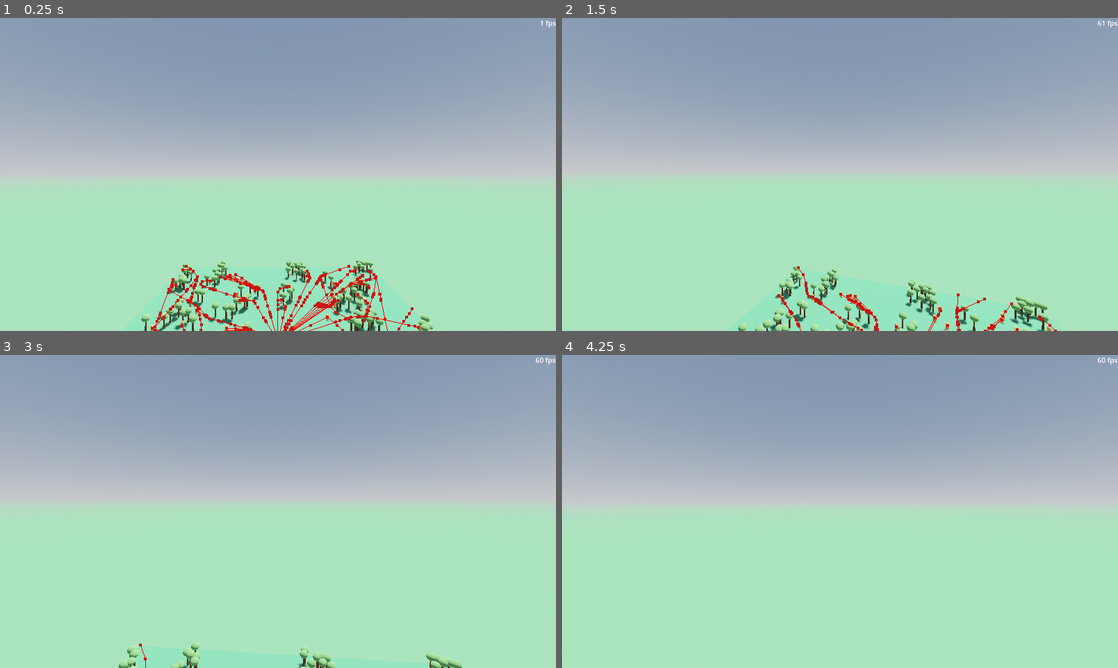
Above: before the commit, frames 1-4 (two rows, left to right).
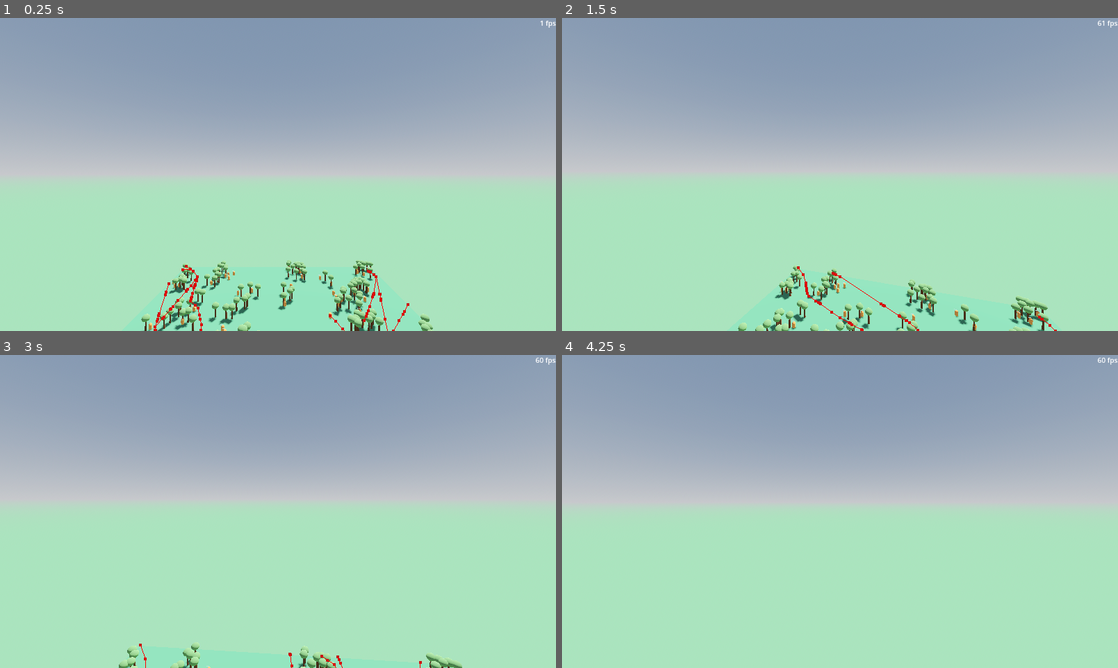
Above: after the commit, the same moments.

Repository: LyciaStenson/EcosystemSimulation
Game: Godot game, scene res://Scenes/Main.tscn
Same seed, same stepped clock (60 frames per second), same inputs: the game is played once before the commit and once after it.
Inputs (mouse positions are in pixels of both pictures, inside the frame that each line leads up to):
- Up to frame 1 (0.25 s): no input
- Up to frame 2 (1.5 s): move the mouse to (867, 174) at 0.52 s; hold W (MoveForward) from 0.53 s (still down); move the mouse to (812, 174) at 1.27 s
- Up to frame 3 (3 s): keep holding W (MoveForward); move the mouse to (289, 505) at 2.02 s; move the mouse to (272, 517) at 2.77 s
- Up to frame 4 (4.25 s): keep holding W (MoveForward); move the mouse to (878, 514) at 3.52 s

The runs differ from the first frame. In frame 1, 1.5% of the frame differs, in the area x 26-76%, y 78-100%; in frame 2, 0.7%; in frame 3, less than 0.1%; in frame 4, nothing differs.

Commit message:
Nav agent position now set in behavior script

Diff:
--- a/Scripts/Agent.gd
+++ b/Scripts/Agent.gd
@@ -26,7 +26,7 @@
 	if get_age() > lifetime:
 		queue_free()
 
-	nav_agent.target_position = behavior.target_position
+	#nav_agent.target_position = behavior.target_position
 
 	var direction : Vector3
 
--- a/Scripts/Behavior.gd
+++ b/Scripts/Behavior.gd
@@ -1,6 +1,4 @@
 extends Node
 class_name Behavior
 
-var target_position : Vector3
-
 @onready var agent : Agent = get_parent()
--- a/Scripts/PredatorBehavior.gd
+++ b/Scripts/PredatorBehavior.gd
@@ -7,7 +7,7 @@
 
 func _process(_delta):
 	if !targets.is_empty():
-		target_position = targets[0].global_position
+		agent.nav_agent.target_position = targets[0].global_position
 
 func visibility_entered(body : Node3D):
 	if body.is_in_group("Prey"):
@@ -17,7 +17,7 @@
 	if targets.has(body):
 		targets.erase(body)
 		if targets.is_empty():
-			target_position = Vector3()
+			agent.nav_agent.target_position = Vector3()
 
 func attack_entered(body : Node3D):
 	if body.is_in_group("Prey"):
--- a/Scripts/PreyBehavior.gd
+++ b/Scripts/PreyBehavior.gd
@@ -10,7 +10,7 @@
 func _process(_delta):
 	if !predators.is_empty():
 		var predator_dir : Vector3 = (agent.global_position - predators[0].global_position).normalized()
-		target_position = agent.global_position + predator_dir * 100
+		agent.nav_agent.target_position = agent.global_position + predator_dir * 100
 
 func visibility_entered(body : Node3D):
 	if body.is_in_group("Predator"):
@@ -20,4 +20,4 @@
 	if predators.has(body):
 		predators.erase(body)
 	if predators.is_empty():
-		target_position = Vector3()
+		agent.nav_agent.target_position = Vector3()
